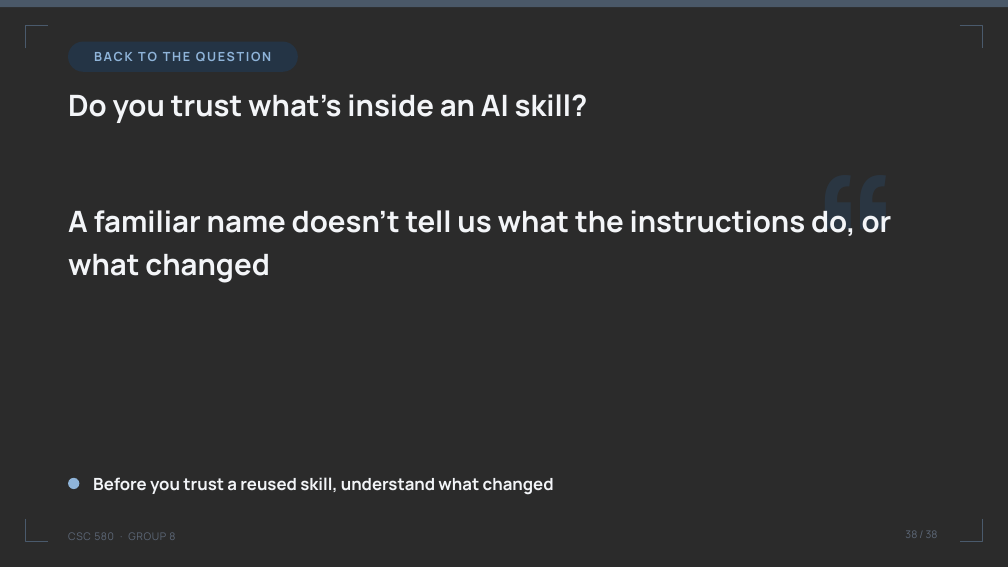
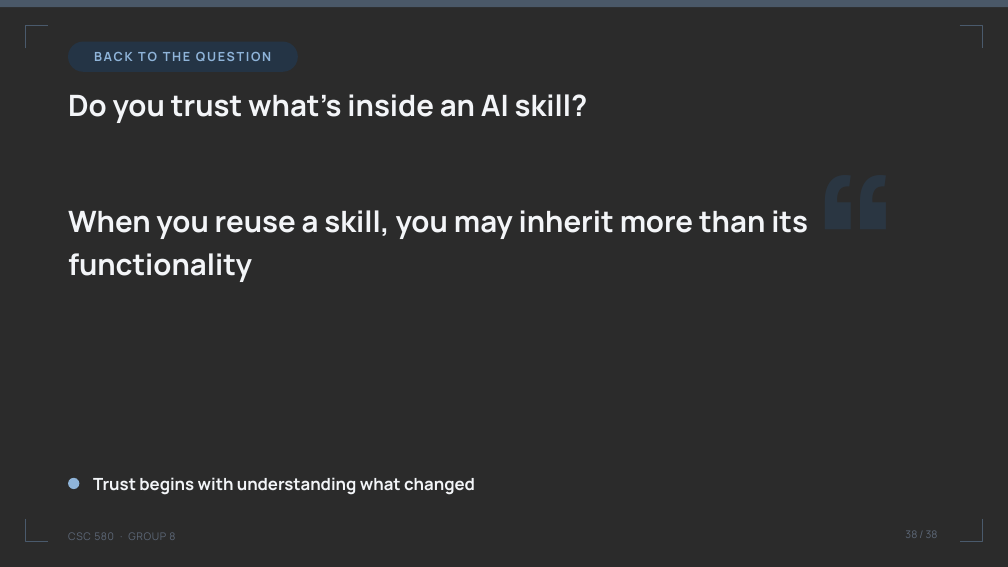
Before and after one commit to umdnp/csc580-project8, a slide deck: slide 38 of docs/group8_final_presentation.pptx. Drawn at 1008x567 pixels with LibreOffice and Linux fonts; fonts in the diff are those of the drawing; background and template pictures are left out; a plain dark background stands for a picture behind light text. Boxes give left, top, right and bottom in pixels: in the first picture for what was removed or moved away, otherwise in the second. Text is boxed around its words. In the diff, an @@ line names an element or a change of style, - is before the commit and + after.

```diff
--- a/docs/group8_final_presentation.pptx
+++ b/docs/group8_final_presentation.pptx
@@ text at box(68, 210, 808, 282): text changed @@
-A familiar name doesn’t tell us what the instructions do, or what changed
+When you reuse a skill, you may inherit more than its functionality
@@ text at box(93, 477, 475, 495): text changed @@
-Before you trust a reused skill, understand what changed
+Trust begins with understanding what changed
```
Also in this commit, not shown: 25 other slides changed.
